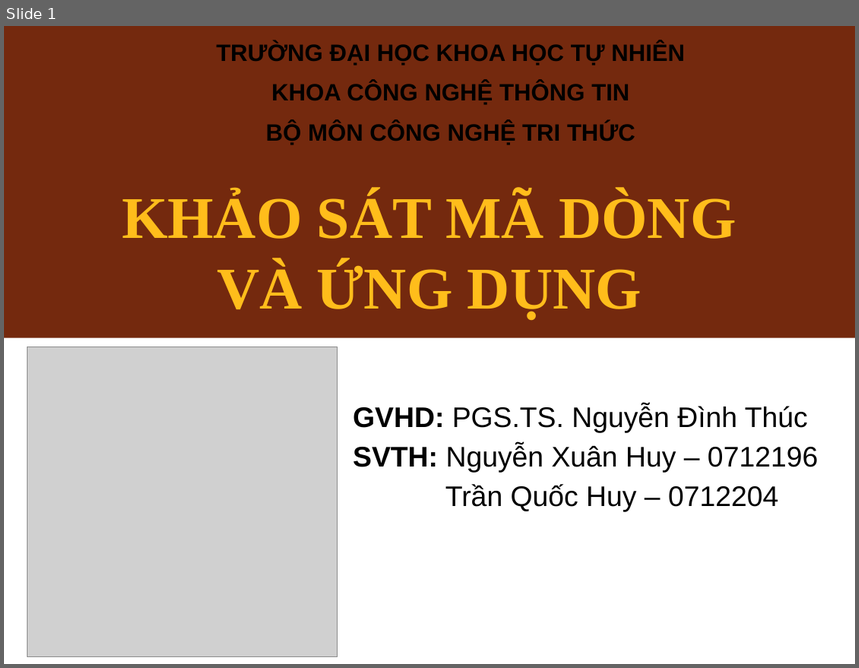
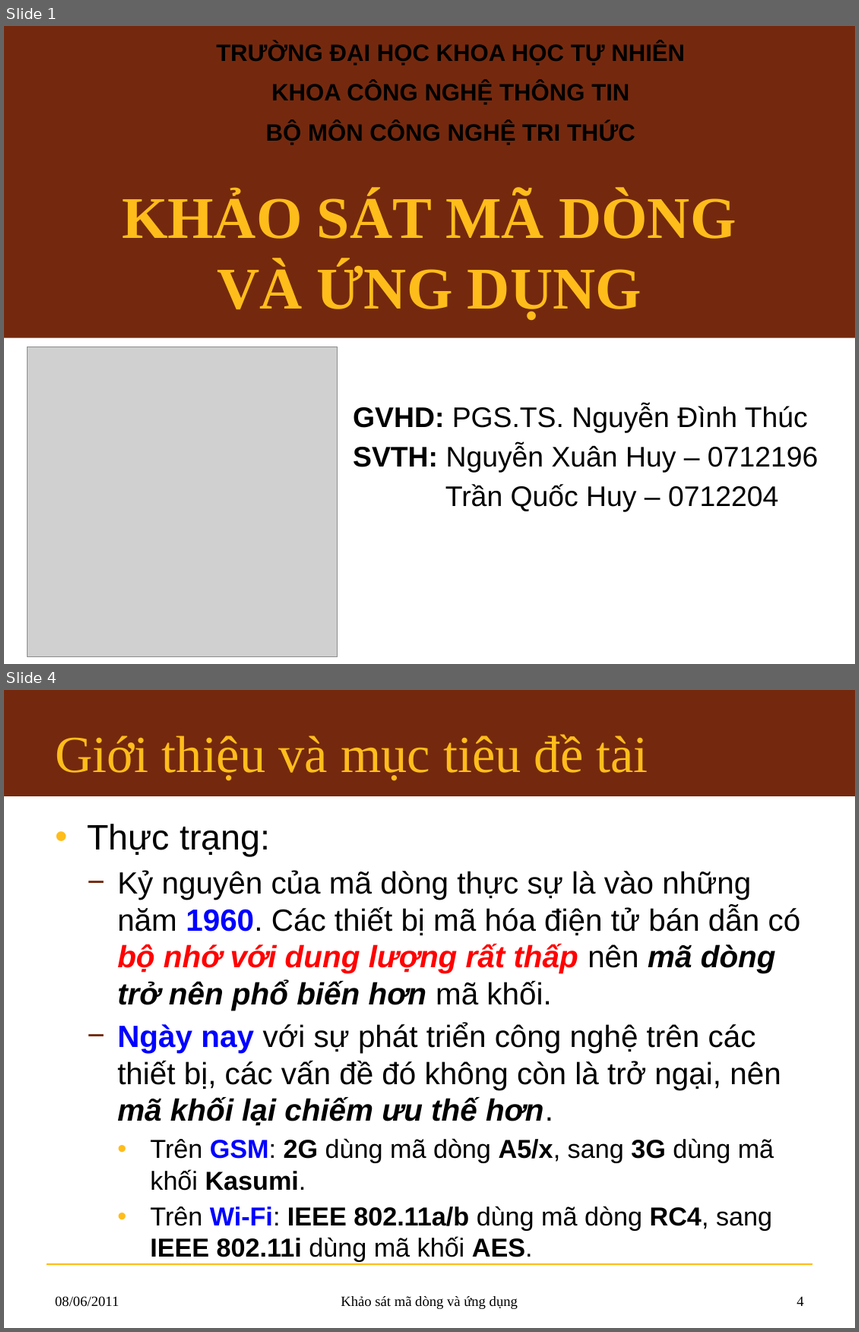
Before and after one commit to hemprasad/lvmm-sc, a slide deck: 7.Slide/KLTN_Slide.pptx. Shown one above the other, each under a label of ours: slide 1 before the commit, slides 1 and 4 after it; the slides between them are not shown. The pictures are 859x668 and 859x1332 pixels, drawn with LibreOffice and Linux fonts; fonts in the diff are those of the drawing; grey boxes stand for pictures; background and template pictures are left out. Boxes give left, top, right and bottom in pixels: in the first picture for what was removed or moved away, otherwise in the second. Text is boxed around its words. In the diff, an @@ line names an element or a change of style, - is before the commit and + after.

```diff
--- a/7.Slide/KLTN_Slide.pptx
+++ b/7.Slide/KLTN_Slide.pptx
@@ slide 4 added at <box>4,690,855,1328</box>, background #FFFFFF @@
@@ rectangle added at <box>4,690,855,796</box>, fill #74290E @@
@@ title added at <box>55,734,648,781</box>, 44 pt, text #FFBD1B @@
+Giới thiệu và mục tiêu đề tài
@@ text added at <box>87,824,801,1262</box>, 26 pt, text #000000 @@
+• Thực trạng:
+  − Kỷ nguyên của mã dòng thực sự là vào những năm 1960. Các thiết bị mã hóa điện tử bán dẫn có bộ nhớ với dung lượng rất thấp nên mã dòng trở nên phổ biến hơn mã khối.
+  − Ngày nay với sự phát triển công nghệ trên các thiết bị, các vấn đề đó không còn là trở ngại, nên mã khối lại chiếm ưu thế hơn.
+    • Trên GSM: 2G dùng mã dòng A5/x, sang 3G dùng mã khối Kasumi.
+    • Trên Wi-Fi: IEEE 802.11a/b dùng mã dòng RC4, sang IEEE 802.11i dùng mã khối AES.
@@ line added from (47, 1265) to (813, 1265), #FFBD1B 1.5 pt @@
@@ text added at <box>55,1296,119,1307</box>, 12 pt, text #000000 @@
+08/06/2011
@@ text added at <box>341,1296,518,1309</box>, 12 pt, text #000000 @@
+Khảo sát mã dòng và ứng dụng
@@ page number added at <box>797,1296,804,1306</box>, 12 pt, text #000000 @@
+4
```
Also in this commit, not shown: 2 slides changed, 3 other slides added.
